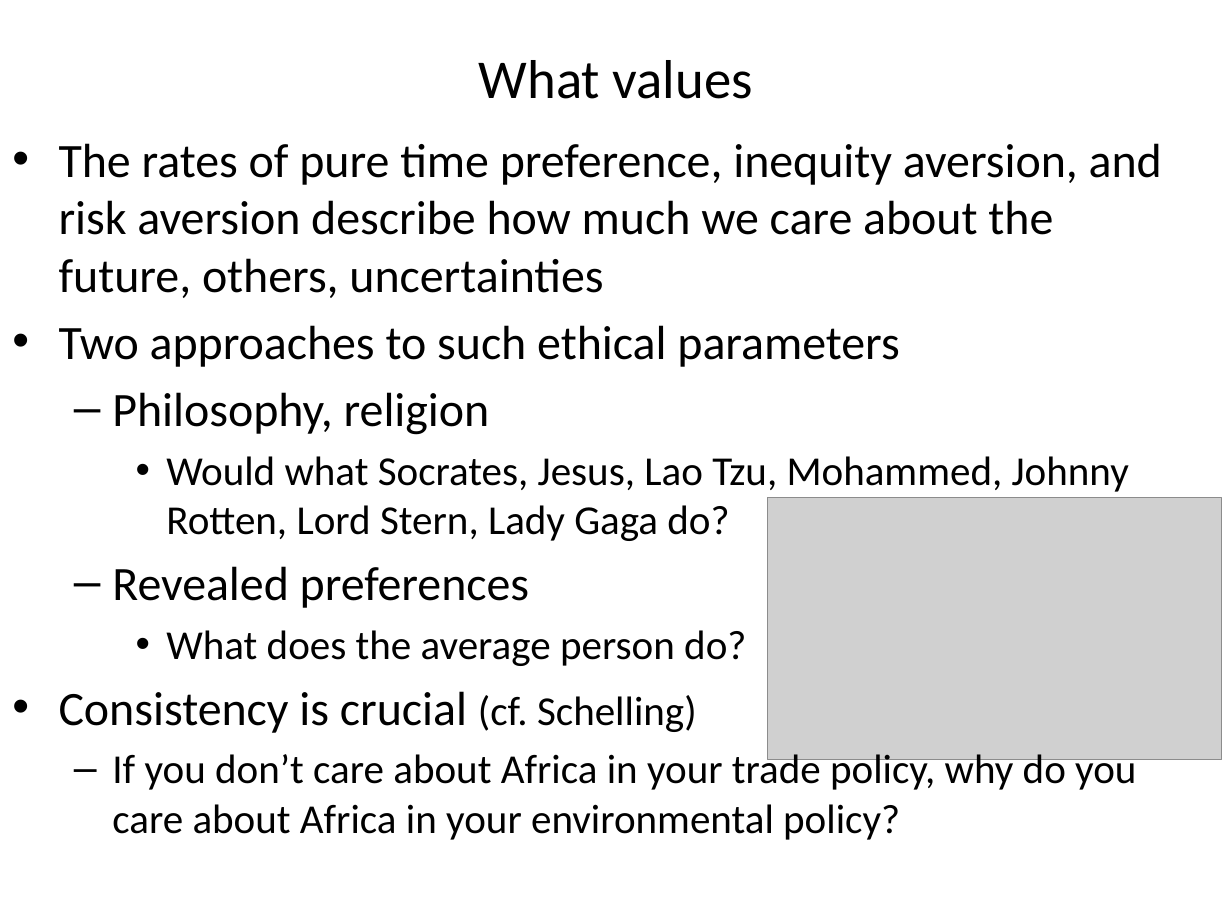
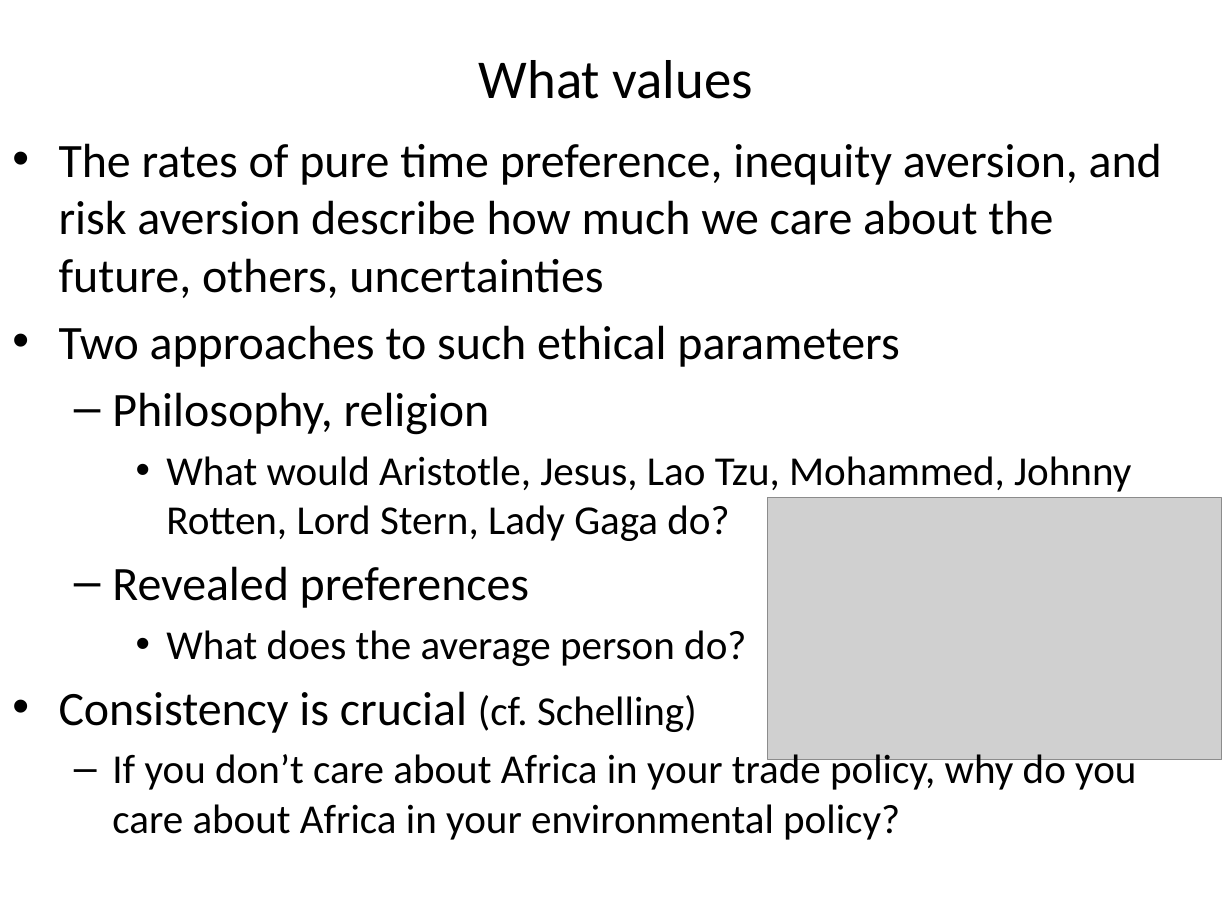
Before and after one commit to rtol/ClimateEconomics, a slide deck: slide 53 of cceug9 aggregation.pptx (slide 42 before the commit). Drawn at 1232x924 pixels with LibreOffice and Linux fonts; fonts in the diff are those of the drawing; grey boxes stand for pictures. Boxes give left, top, right and bottom in pixels: in the first picture for what was removed or moved away, otherwise in the second. Text is boxed around its words. In the diff, an @@ line names an element or a change of style, - is before the commit and + after.

```diff
--- a/cceug9 aggregation.pptx
+++ b/cceug9 aggregation.pptx
@@ text at (166, 456, 1131, 541): text changed @@
-    • Would what Socrates, Jesus, Lao Tzu, Mohammed, Johnny Rotten, Lord Stern, Lady Gaga do?
+    • What would Aristotle, Jesus, Lao Tzu, Mohammed, Johnny Rotten, Lord Stern, Lady Gaga do?
```
Also in this commit, not shown: 9 other slides changed, 11 slides added, 7 other files.
